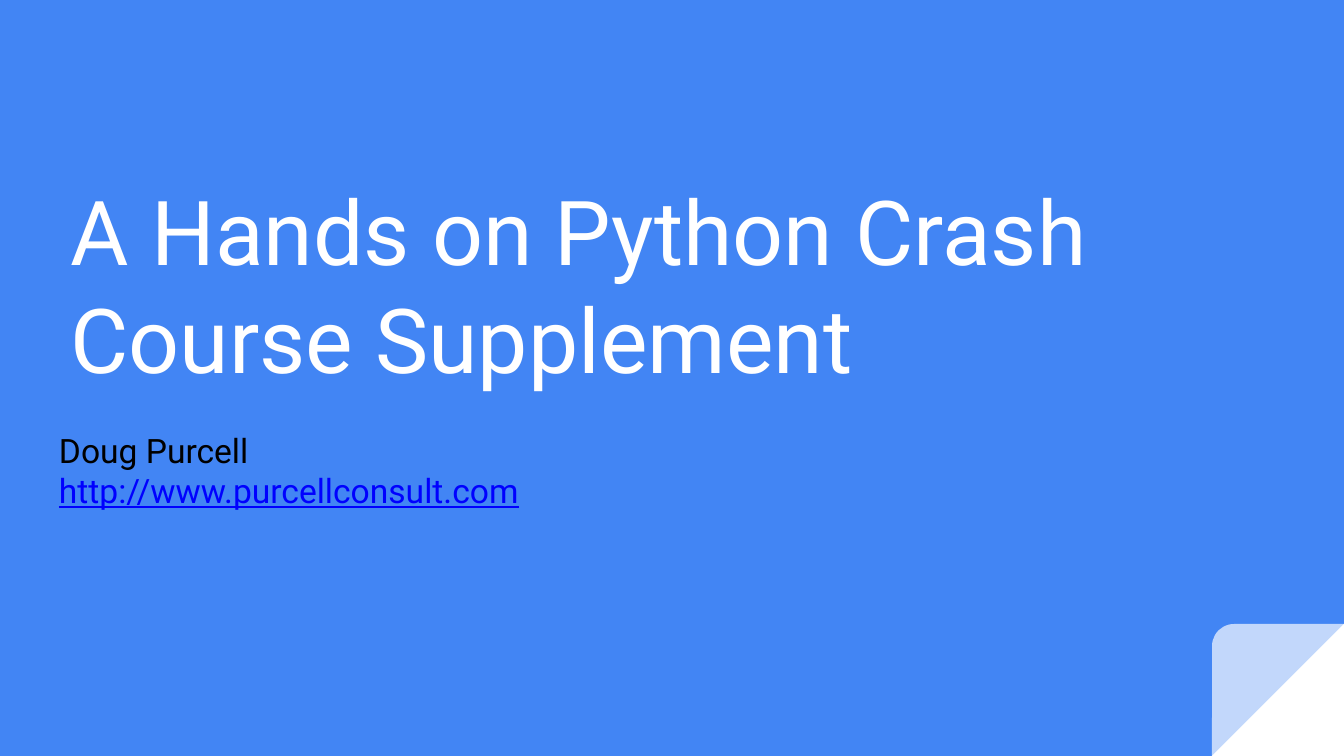
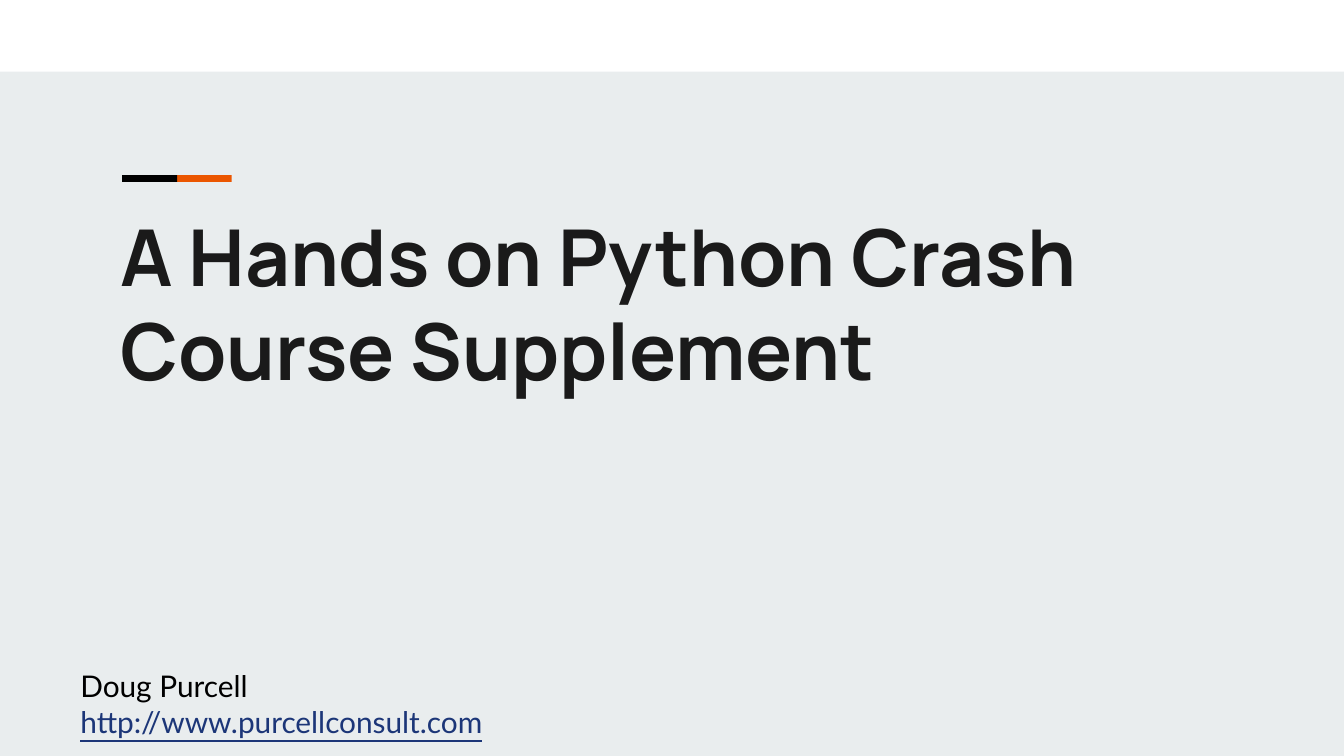
Before and after one commit to gazelle74/python-learning, a slide deck: slide 1 of Learn Python in 45 Minutes Supplement.pptx. Drawn at 1344x756 pixels with LibreOffice and Linux fonts; fonts in the diff are those of the drawing. Boxes give left, top, right and bottom in pixels: in the first picture for what was removed or moved away, otherwise in the second. Text is boxed around its words. In the diff, an @@ line names an element or a change of style, - is before the commit and + after.

```diff
--- a/Learn Python in 45 Minutes Supplement.pptx
+++ b/Learn Python in 45 Minutes Supplement.pptx
@@ background #4285F4 to #E9EDEE @@
@@ rectangle added at [0, 0, 1344, 71], fill #FFFFFF @@
@@ rectangle added at [122, 175, 177, 181], fill #000000 @@
@@ rectangle added at [176, 175, 231, 181], fill #EB5600 @@
@@ text "A Hands on Python Crash ...": place and size @@
-text "A Hands on Python Crash ..." at [71, 198, 1087, 391]
+text "A Hands on Python Crash ..." at [120, 228, 1076, 399]
@@ text "A Hands on Python Crash ..." at [120, 228, 1076, 399]: size 48 to 42 pt, font Roboto to Manrope, text colour #FFFFFF to #1A1A1A, bold on; vertical alignment bottom to top @@
@@ text "Doug Purcell": place and size @@
-text "Doug Purcell" at [59, 437, 518, 510]
+text "Doug Purcell" at [80, 675, 482, 738]
@@ text "Doug Purcell" at [80, 675, 482, 738]: size 18 to 16 pt, font Roboto to Lato; text colour #0000FF to #1C3678 in "http://www.purcellconsult.com" @@
@@ right triangle removed at [1212, 624, 1344, 755] @@
@@ round rect removed at [1212, 624, 1344, 755] @@
```
Also in this commit, not shown: 13 other slides changed.
